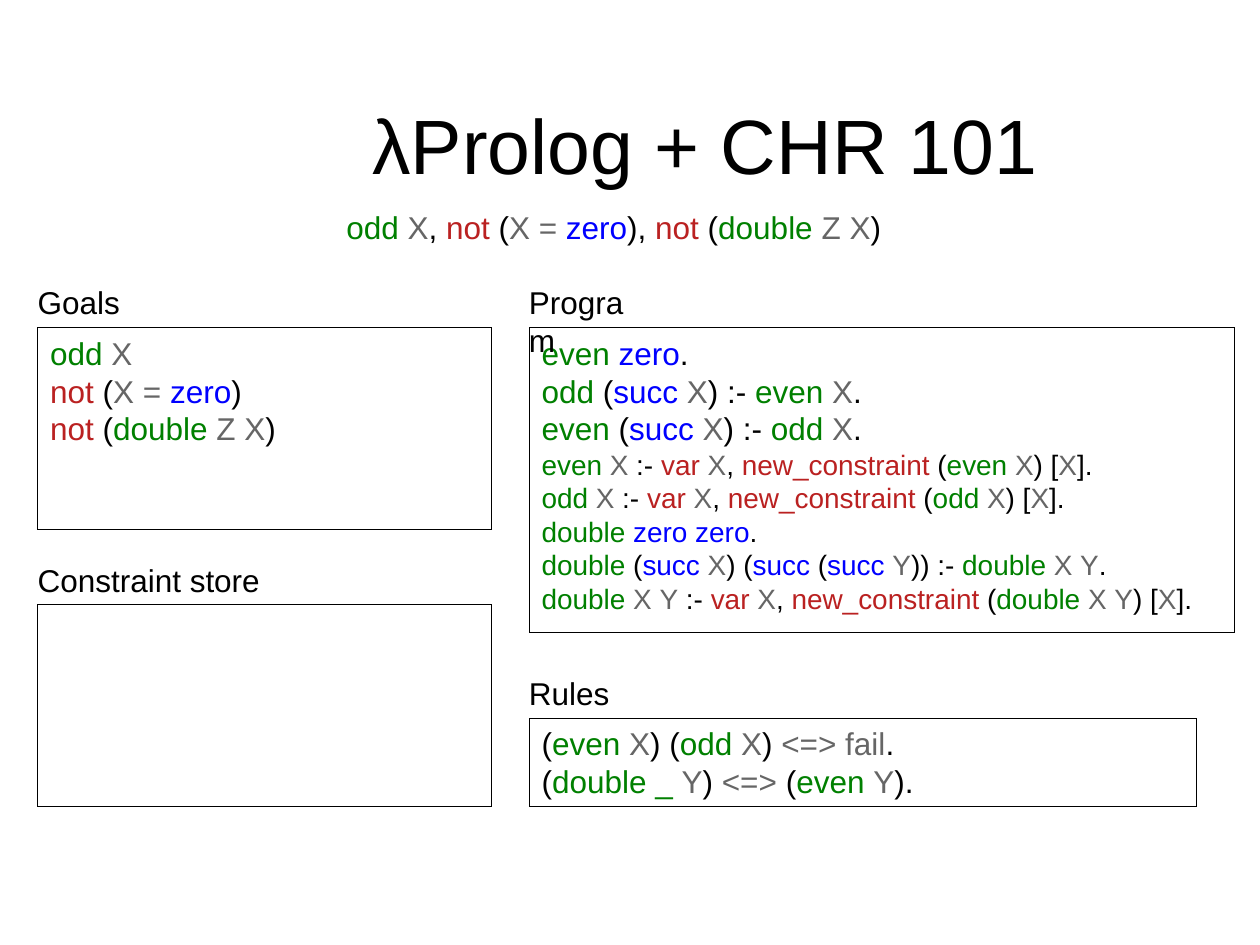
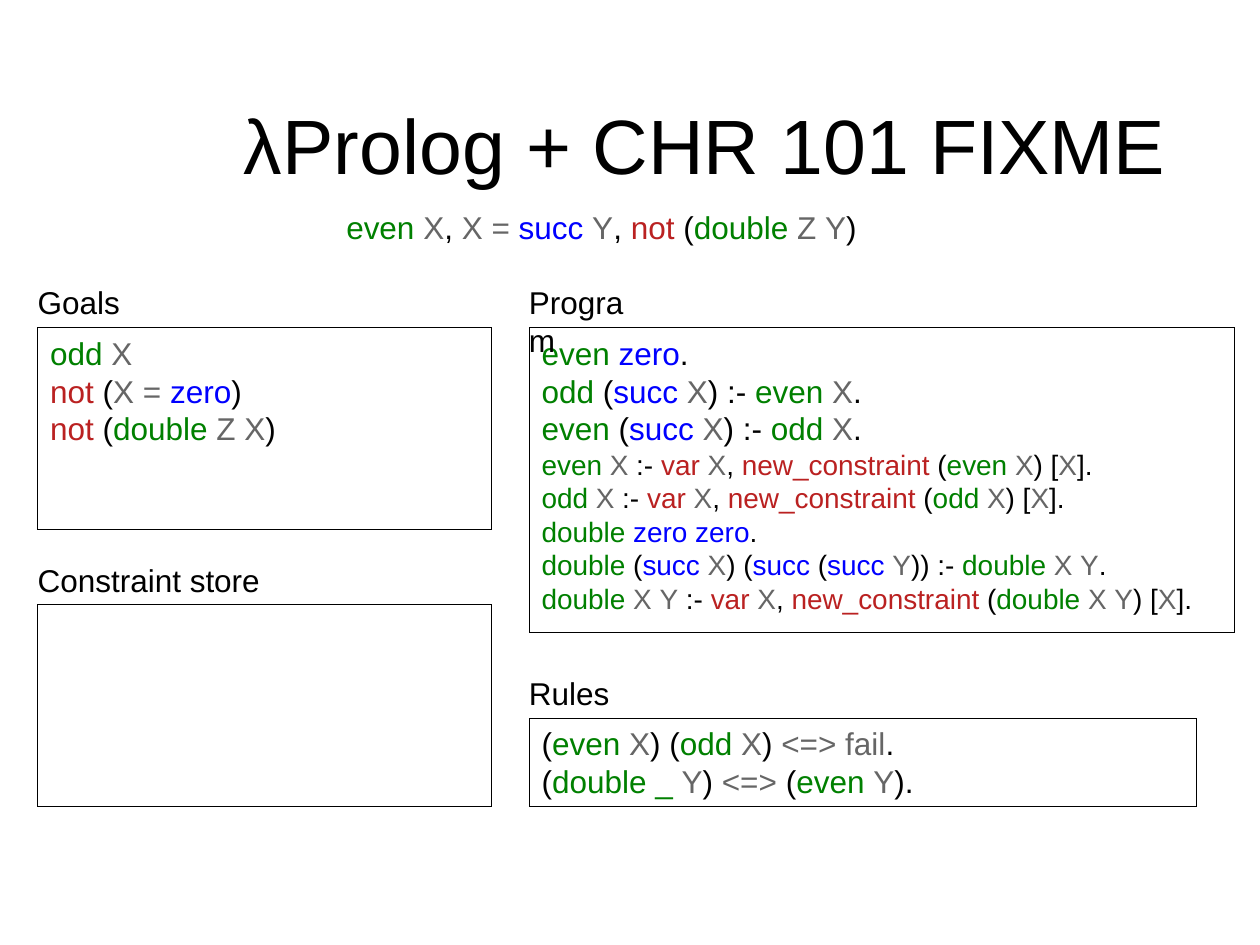
Before and after one commit to gares/mlws18, a slide deck: slide 20 of slides.odp (slide 19 before the commit). Drawn at 1260x945 pixels with LibreOffice and Linux fonts; fonts in the diff are those of the drawing; background and template pictures are left out. Boxes give left, top, right and bottom in pixels: in the first picture for what was removed or moved away, otherwise in the second. Text is boxed around its words. In the diff, an @@ line names an element or a change of style, - is before the commit and + after.

```diff
--- a/slides.odp
+++ b/slides.odp
@@ title at box(244, 118, 1165, 189): text changed @@
-λProlog + CHR 101
+λProlog + CHR 101 FIXME
@@ text at box(346, 216, 857, 245): text changed @@
-odd X, not (X = zero), not (double Z X)
+even X, X = succ Y, not (double Z Y)
```
Also in this commit, not shown: 9 other slides changed, 3 slides added, 1 slide removed, 1 other file.
